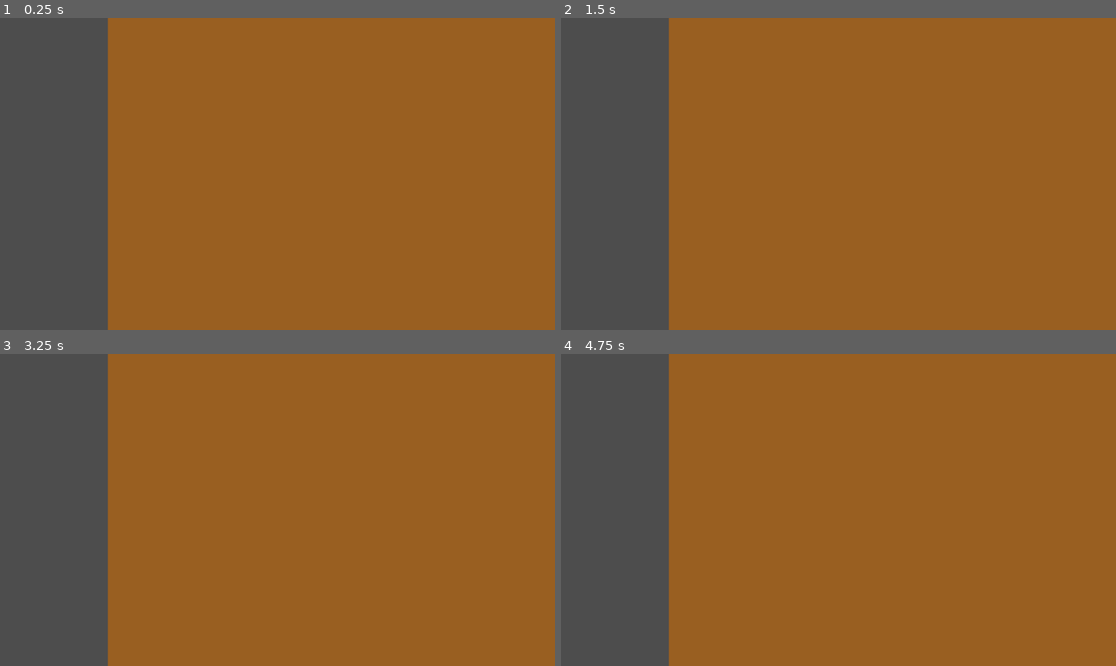
Above: before the commit, frames 1-4 (two rows, left to right).
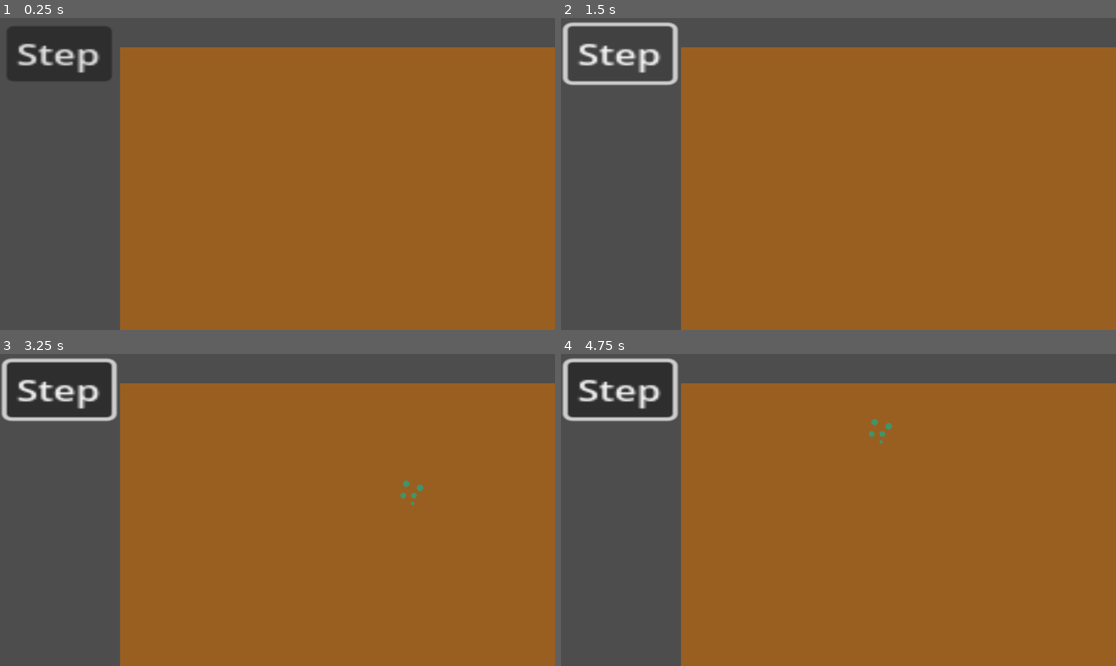
Above: after the commit, the same moments.

Repository: CMillsWork/Ecological-Succession
Game: Godot game, scene res://main.tscn
The game is run twice, just before and just after one commit, with the same random seed, the same clock (stepped at 60 frames per second) and the same inputs.
Inputs (mouse positions are in pixels of both pictures, inside the frame that each line leads up to):
- Up to frame 1 (0.25 s): no input
- Up to frame 2 (1.5 s): click (622, 52) at 0.5 s, where only the run after the commit has a clickable "Step"; click (622, 52) at 1.25 s, where only the run after the commit has a clickable "Step"
- Up to frame 3 (3.25 s): click (61, 388) at 2 s, where only the run after the commit has a clickable "Step"; tap Enter at 2.75 s; move the mouse to (399, 494) at 2.77 s; press the mouse at (399, 494) at 2.78 s; right-click (399, 494) at 3.05 s
- Up to frame 4 (4.75 s): tap Space at 3.5 s; move the mouse to (727, 525) at 3.52 s; release the mouse at (727, 525) at 3.53 s; right-click (727, 525) at 3.6 s; click (727, 525) at 3.8 s; tap Enter at 4.25 s; move the mouse to (894, 441) at 4.27 s; press the mouse at (894, 441) at 4.28 s; right-click (894, 441) at 4.55 s

The runs differ from the first frame. In frame 1, 12% of the frame differs, in the area x 1-100%, y 0-100%; in frame 2, 11%; in frame 3, 13%, in the area x 0-100%, y 0-100%; in frame 4, 13%.

Commit message:
Grid now displays dirt layer correctly. Can now click on grid to add or remove licken sprites from tileMap. Moved sprite handling to tileMap for now, might move back into Cell object later if needed. Added 'Step' button to handle one time step at a time.
Todo:
Add Start/Stop toggle.
Fix 'Selected' hover sprite.
Add slider for faster/slower time steps.
Add logic for handling nutrients and sunlight.

Diff:
--- a/cell.tscn
+++ b/cell.tscn
@@ -83,5 +83,6 @@
 
 [node name="Sprite" type="AnimatedSprite2D" parent="."]
 unique_name_in_owner = true
+visible = false
 sprite_frames = SubResource("SpriteFrames_4pdbt")
 animation = &"dirt"
--- a/main.gd
+++ b/main.gd
@@ -22,13 +22,14 @@
 		operations.append([])
 		for y in gridSize:
 			dic[str(Vector2(x,y))] = {
-				"Type" : "Grass"
+				"Type" : "Dirt"
 			}
 			var newCell = CellFactory.instantiate()
 			add_child(newCell)
 			cells[x].append(newCell)
-			newCell.position = Vector2(x*64,y*64)
-			newCell.sprite.animation = 'dirt'
+			#newCell.position = Vector2(x*64,y*64)
+			#newCell.sprite.animation = 'dirt'
+			tileMap.set_cell(0, Vector2(x,y), 0, Vector2i(0,0), 0)
 
 			operations[x].append(1)
 
@@ -41,11 +42,11 @@
 	# check cells' conditions
 	for x in gridSize:
 		for y in gridSize:
-			tileMap.erase_cell(1,Vector2(x,y))
+			tileMap.erase_cell(2,Vector2(x,y))
 
 	if dic.has(str(tile_data)):
-		tileMap.set_cell(1, tile_data, 1, Vector2i(0,0), 0)
-		#print_debug('x=',tile.x, ' y=', tile.y, ' data=', cells[tile.x][tile.y])
+		tileMap.set_cell(2, tile_data, 1, Vector2i(0,0), 0)
+		#print_debug('x=',tile_data.x, ' y=', tile_data.y, ' data=', cells[tile_data.x][tile_data.y])
 
 
 func _on_clock_timeout():
@@ -56,13 +57,13 @@
 	for x in gridSize:
 		for y in gridSize:
 			if operations[x][y] == 0:
-				cells[x][y] = 0
-				tileMap.erase_cell(2, Vector2(x,y))
+				cells[x][y].current_type = 0
+				tileMap.erase_cell(1, Vector2(x,y))
 			elif operations[x][y] == 1:
 				pass
 			elif operations[x][y] == 2:
-				cells[x][y] = 1
-				tileMap.set_cell(2, Vector2(x,y), 0, Vector2i(0,1), 0)
+				cells[x][y].current_type = 1
+				tileMap.set_cell(1, Vector2(x,y), 0, Vector2i(0,1), 0)
 
 			operations[x][y] = 0
 
@@ -70,46 +71,47 @@
 func _unhandled_input(event):
 	if Input.is_action_pressed('mouse_left'):
 		var mouse_position = tileMap.local_to_map(get_global_mouse_position())
-		tileMap.set_cell(2, mouse_position, 0, Vector2i(0,1), 0)
-		cells[mouse_position.x][mouse_position.y] = 1
+		tileMap.set_cell(1, mouse_position, 0, Vector2i(0,1), 0)
+		cells[mouse_position.x][mouse_position.y].current_type = 1
+		print_debug('Clicked on ',mouse_position)
 	if Input.is_action_pressed('mouse_right'):
 		var mouse_position = tileMap.local_to_map(get_global_mouse_position())
-		tileMap.erase_cell(2, mouse_position)
-		cells[mouse_position.x][mouse_position.y] = 0
+		tileMap.erase_cell(1, mouse_position)
+		cells[mouse_position.x][mouse_position.y].current_type = 0
 
 
 func check_neighbors(x,y):
 	var total_neighbors = 0
 	# left
-	if x > 0 && cells[x-1][y] == 1:
+	if x > 0 && cells[x-1][y].current_type == 1:
 		#print_debug('neighbor found left: ',x-1,',', y,': ', cells[x-1][y])
 		total_neighbors += 1
 	# right
-	if x < gridSize-1 && cells[x+1][y] == 1:
+	if x < gridSize-1 && cells[x+1][y].current_type == 1:
 		#print_debug('neighbor found right')
 		total_neighbors += 1
 	# up
-	if y > 0 && cells[x][y-1] == 1:
+	if y > 0 && cells[x][y-1].current_type == 1:
 		#print_debug('neighbor found up')
 		total_neighbors += 1
 	# down
-	if y < gridSize-1 && cells[x][y+1] == 1:
+	if y < gridSize-1 && cells[x][y+1].current_type == 1:
 		#print_debug('neighbor found down')
 		total_neighbors += 1
 	# left and up
-	if x > 0 && y > 0 && cells[x-1][y-1] == 1:
+	if x > 0 && y > 0 && cells[x-1][y-1].current_type == 1:
 		#print_debug('neighbor found left and up')
 		total_neighbors += 1
 	# left and down
-	if x > 0 && y < gridSize-1 && cells[x-1][y+1] == 1:
+	if x > 0 && y < gridSize-1 && cells[x-1][y+1].current_type == 1:
 		#print_debug('neighbor found left and down')
 		total_neighbors += 1
 	# right and up
-	if x < gridSize-1 && y > 0 && cells[x+1][y-1] == 1:
+	if x < gridSize-1 && y > 0 && cells[x+1][y-1].current_type == 1:
 		#print_debug('neighbor found right and up')
 		total_neighbors += 1
 	# right and down
-	if x < gridSize-1 && y < gridSize-1 && cells[x+1][y+1] == 1:
+	if x < gridSize-1 && y < gridSize-1 && cells[x+1][y+1].current_type == 1:
 		#print_debug('neighbor found right and down for ', x,',',y)
 		total_neighbors += 1
 
@@ -121,3 +123,7 @@
 		operations[x][y] = 2
 	elif total_neighbors > 3: # incorrect population
 		operations[x][y] = 0
+
+
+func _on_step_button_pressed():
+	clock.start(0.01)
--- a/main.tscn
+++ b/main.tscn
@@ -31,14 +31,27 @@
 tile_set = SubResource("TileSet_k2hic")
 format = 2
 layer_0/name = "Dirt"
-layer_1/name = "Selected"
+layer_1/name = "Plants"
+layer_1/z_index = 1
 layer_1/tile_data = PackedInt32Array()
-layer_2/name = "Plants"
+layer_2/name = "Selected"
+layer_2/z_index = 2
 layer_2/tile_data = PackedInt32Array()
 
 [node name="Clock" type="Timer" parent="."]
+wait_time = 0.5
+one_shot = true
 
 [node name="Camera2D" type="Camera2D" parent="."]
-position = Vector2(320, 320)
+position = Vector2(327, 263)
+
+[node name="StepButton" type="Button" parent="."]
+offset_left = -235.0
+offset_top = -44.0
+offset_right = -227.0
+offset_bottom = -36.0
+scale = Vector2(5.07288, 3.69537)
+text = "Step"
 
 [connection signal="timeout" from="Clock" to="." method="_on_clock_timeout"]
+[connection signal="pressed" from="StepButton" to="." method="_on_step_button_pressed"]
--- a/project.godot
+++ b/project.godot
@@ -14,3 +14,16 @@
 run/main_scene="res://main.tscn"
 config/features=PackedStringArray("4.2", "Forward Plus")
 config/icon="res://icon.svg"
+
+[input]
+
+mouse_left={
+"deadzone": 0.5,
+"events": [Object(InputEventMouseButton,"resource_local_to_scene":false,"resource_name":"","device":-1,"window_id":0,"alt_pressed":false,"shift_pressed":false,"ctrl_pressed":false,"meta_pressed":false,"button_mask":0,"position":Vector2(0, 0),"global_position":Vector2(0, 0),"factor":1.0,"button_index":1,"canceled":false,"pressed":false,"double_click":false,"script":null)
+]
+}
+mouse_right={
+"deadzone": 0.5,
+"events": [Object(InputEventMouseButton,"resource_local_to_scene":false,"resource_name":"","device":-1,"window_id":0,"alt_pressed":false,"shift_pressed":false,"ctrl_pressed":false,"meta_pressed":false,"button_mask":0,"position":Vector2(0, 0),"global_position":Vector2(0, 0),"factor":1.0,"button_index":2,"canceled":false,"pressed":false,"double_click":false,"script":null)
+]
+}
